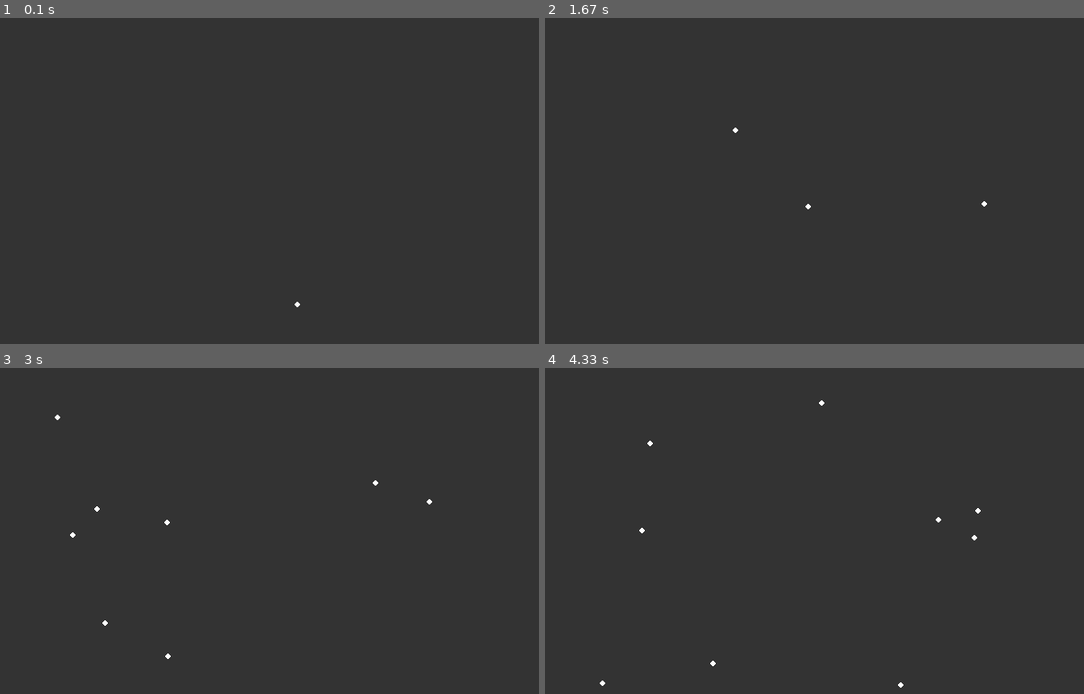
Above: before the commit, frames 1-4 (two rows, left to right).
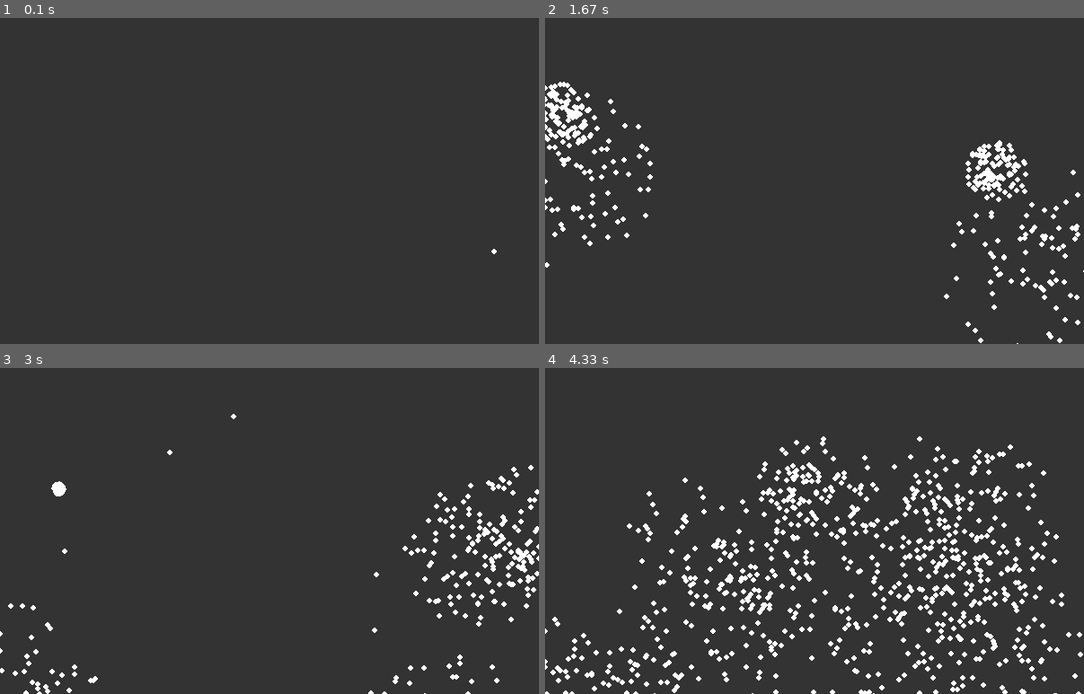
Above: after the commit, the same moments.

Repository: DHameete/pygames
Game: pygame game, started from 09_Fireworks/main.py
The game is run twice, just before and just after one commit, with the same random seed, the same clock (stepped at 60 frames per second) and the same inputs.
Inputs:
- Up to frame 1 (0.1 s): no input
- Up to frame 2 (1.67 s): no input
- Up to frame 3 (3 s): no input
- Up to frame 4 (4.33 s): no input

The runs differ from the first frame. In frame 1, less than 0.1% of the frame differs, in the area x 54-93%, y 70-89%; in frame 2, 3.1%; in frame 3, 2.3%; in frame 4, 7.7%, in the area x 0-100%, y 9-100%.

Commit message:
First fireworks realized!

Diff:
--- a/09_Fireworks/firework.py
+++ b/09_Fireworks/firework.py
@@ -7,12 +7,41 @@
 class Firework():
 
     def __init__(self):
-        vel = -1*random.randrange(8,13)
-        self.p = Particle((random.randrange(WIDTH),HEIGHT),vel,WHITE)
+        pos = (random.randrange(WIDTH),HEIGHT)
+        vel = (0,-1*random.randrange(15,25))
+        # vel = (0,-1*10)
+        self.seed = Particle(pos,vel,WHITE)
+
+        self.particles = []
+        self.exploded = False
 
     def update(self, force):
-        self.p.applyForce(force)
-        self.p.update()
+        if not self.exploded:
+            self.seed.applyForce(force)
+            self.seed.update()
+
+            if self.seed.vel.y >= 0:
+                self.exploded = True
+                self.explode()
+        else:
+            for p in self.particles:
+                p.applyForce(force)
+                p.update()
+
+    def explode(self):
+        for i in range(100):
+            vel = pygame.math.Vector2()
+
+            r = random.uniform(1, 6)
+            phi = random.randrange(361)
+            vel.from_polar((r, phi))
+
+            self.particles.append(Particle(self.seed.pos, vel, WHITE))
+
 
     def show(self,surface):
-        self.p.show(surface)
+        if not self.exploded:
+            self.seed.show(surface)
+        else:
+            for p in self.particles:
+                p.show(surface)
--- a/09_Fireworks/main.py
+++ b/09_Fireworks/main.py
@@ -22,8 +22,6 @@
     # Font
     font = pygame.font.SysFont('Arial', 36)
     font.set_bold(True)
-
-    N = 10
 
     fireworks = []
     fireworks.append(Firework())
--- a/09_Fireworks/particle.py
+++ b/09_Fireworks/particle.py
@@ -5,7 +5,7 @@
 
     def __init__(self, pos, vel, color):
         self.pos = pygame.math.Vector2(pos)
-        self.vel = pygame.math.Vector2(0,vel)
+        self.vel = pygame.math.Vector2(vel)
         self.acc = pygame.math.Vector2(0,0)
 
         self.color = color
@@ -15,8 +15,9 @@
 
     def update(self):
         self.vel += self.acc
+        self.vel *= 0.95 # drag
         self.pos += self.vel
         self.acc.update(0)
 
     def show(self, surface):
-        pygame.draw.circle(surface, (255,255,255), self.pos, 3)
+        pygame.draw.circle(surface, self.color, self.pos, 3)
